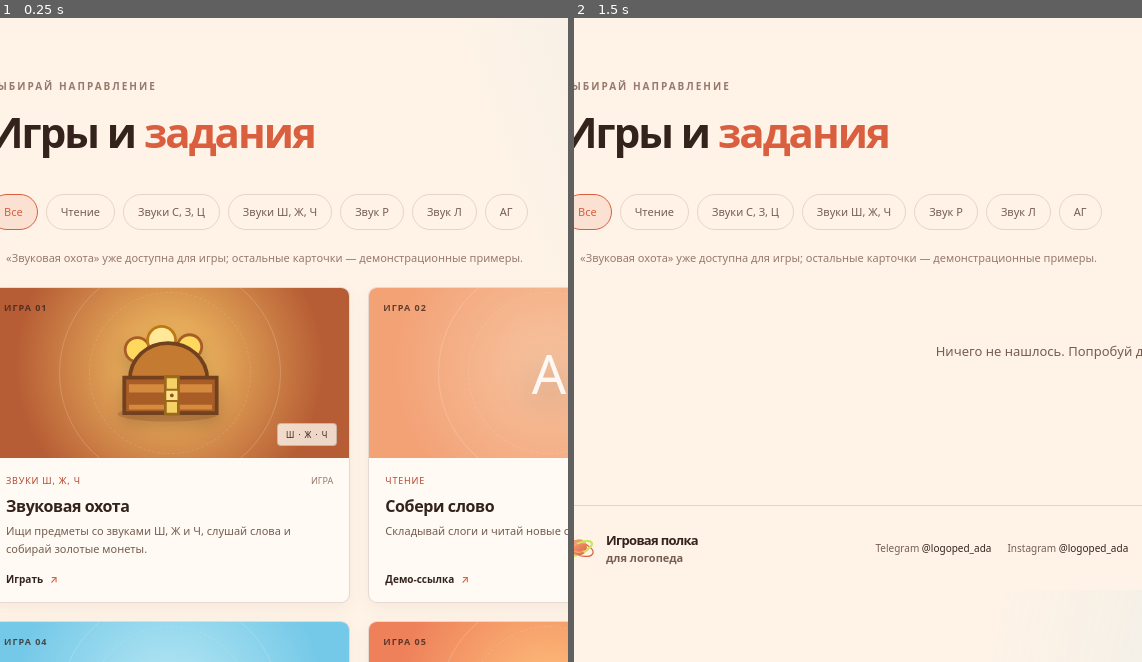
Above: before the commit, frames 1-2 (left to right).
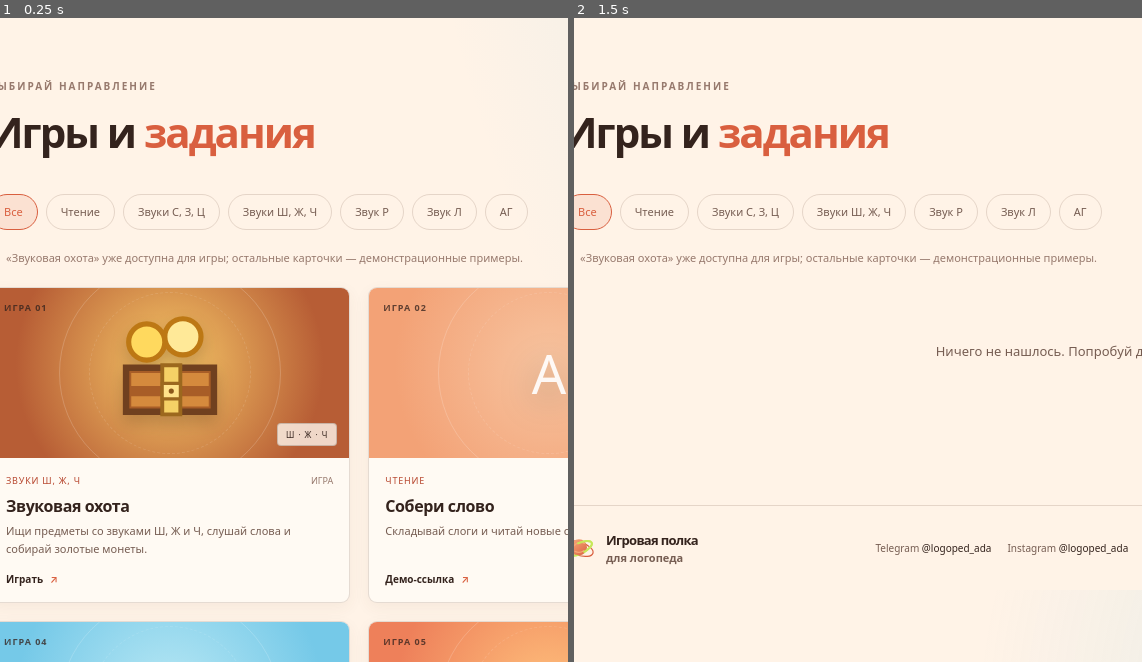
Above: after the commit, the same moments.

Repository: hrdgj2s7wz-hash/Logo_games
Game: browser game, page index.html
The game is run twice, just before and just after one commit, with the same random seed, the same clock (stepped at 60 frames per second) and the same inputs.
Inputs (mouse positions are % of the whole screen's width and height, from its top left):
- Up to frame 1 (0.25 s): no input
- Up to frame 2 (1.5 s): click (89, 65) at 0.27 s; type "Alex" at 0.27 s; click "Каталог ↘" at 1.27 s
The pictures show only the part of the screen within x 1-51%, y 50-100%; the shares and areas given below are measured in that part.

The runs differ from the first frame. In frame 1, 1.7% of the frame differs, in the area x 21-39%, y 46-62%; in frame 2, nothing differs.

Commit message:
Match sound hunt cover to game logo
Co-authored-by: Copilot App <223556219+Copilot@users.noreply.github.com>

Diff:
--- a/script.js
+++ b/script.js
@@ -32,17 +32,14 @@
   grid.innerHTML = visibleGames.map((game) => {
     const [startColor, endColor] = game.colors;
     const coverArt = game.cover === "treasure"
-      ? `<svg class="treasure-chest" aria-hidden="true" viewBox="0 0 160 120">
-          <ellipse cx="78" cy="104" rx="54" ry="8" fill="#6b351f" opacity=".22"/>
-          <circle cx="45" cy="35" r="13" fill="#ffd95e" stroke="#a85d27" stroke-width="3"/>
-          <circle cx="71" cy="25" r="15" fill="#ffe998" stroke="#bd7814" stroke-width="3"/>
-          <circle cx="101" cy="32" r="13" fill="#ffd95e" stroke="#a85d27" stroke-width="3"/>
-          <path d="M37 67c0-22 18-39 41-39s42 17 42 39H37Z" fill="#c47a30" stroke="#70401f" stroke-width="4"/>
-          <path d="M31 65h99v38H31z" rx="7" fill="#a85d27" stroke="#70401f" stroke-width="4"/>
-          <path d="M36 72h89v9H36zm0 22h89v5H36z" fill="#d58a3d"/>
-          <path d="M75 64h14v40H75z" fill="#f5d166" stroke="#9c681e" stroke-width="3"/>
-          <path d="M75 78h14v12H75z" fill="#ffe28a" stroke="#9c681e" stroke-width="2"/>
-          <circle cx="82" cy="84" r="2" fill="#8b571a"/>
+      ? `<svg class="treasure-chest" aria-hidden="true" viewBox="0 0 48 48">
+          <circle cx="15" cy="12" r="7" fill="#ffd95e" stroke="#bd7814" stroke-width="2"/>
+          <circle cx="29" cy="10" r="7" fill="#ffe998" stroke="#bd7814" stroke-width="2"/>
+          <path d="M7 22h34v17H7z" rx="4" fill="#a85d27" stroke="#70401f" stroke-width="2.5"/>
+          <path d="M9 24h30v5H9zm0 9h30v4H9z" fill="#d58a3d"/>
+          <path d="M21 21h7v19h-7z" fill="#f5d166" stroke="#9c681e" stroke-width="1.5"/>
+          <path d="M21 28h7v6h-7z" fill="#ffe28a" stroke="#9c681e" stroke-width="1.2"/>
+          <circle cx="24.5" cy="31" r="1" fill="#8b571a"/>
         </svg>`
       : `<span class="cover-symbol" aria-hidden="true">${game.symbol}</span>`;
     return `<article class="game-card">
--- a/styles.css
+++ b/styles.css
@@ -86,7 +86,7 @@
 .game-cover::before { width: 220px; height: 220px; }
 .game-cover::after { width: 160px; height: 160px; border-style: dashed; opacity: .7; }
 .cover-symbol { color: rgba(255,255,255,.9); font-size: 54px; filter: drop-shadow(0 8px 18px rgba(0,0,0,.35)); }
-.treasure-chest { width: min(150px, 72%); height: 112px; overflow: visible; filter: drop-shadow(0 8px 8px rgba(68, 34, 17, .24)); }
+.treasure-chest { width: min(124px, 68%); height: 124px; overflow: visible; filter: drop-shadow(0 8px 8px rgba(68, 34, 17, .24)); }
 .cover-index { position: absolute; top: 13px; left: 14px; color: rgba(52,35,29,.78); font-size: 9px; font-weight: 700; letter-spacing: 1px; }
 .cover-tag { position: absolute; right: 12px; bottom: 12px; padding: 5px 8px; border: 1px solid rgba(52,35,29,.2); border-radius: 4px; background: rgba(255,250,243,.78); color: #34231d; font-size: 8px; letter-spacing: 1px; text-transform: uppercase; }
 .game-info { padding: 16px 16px 14px; }
